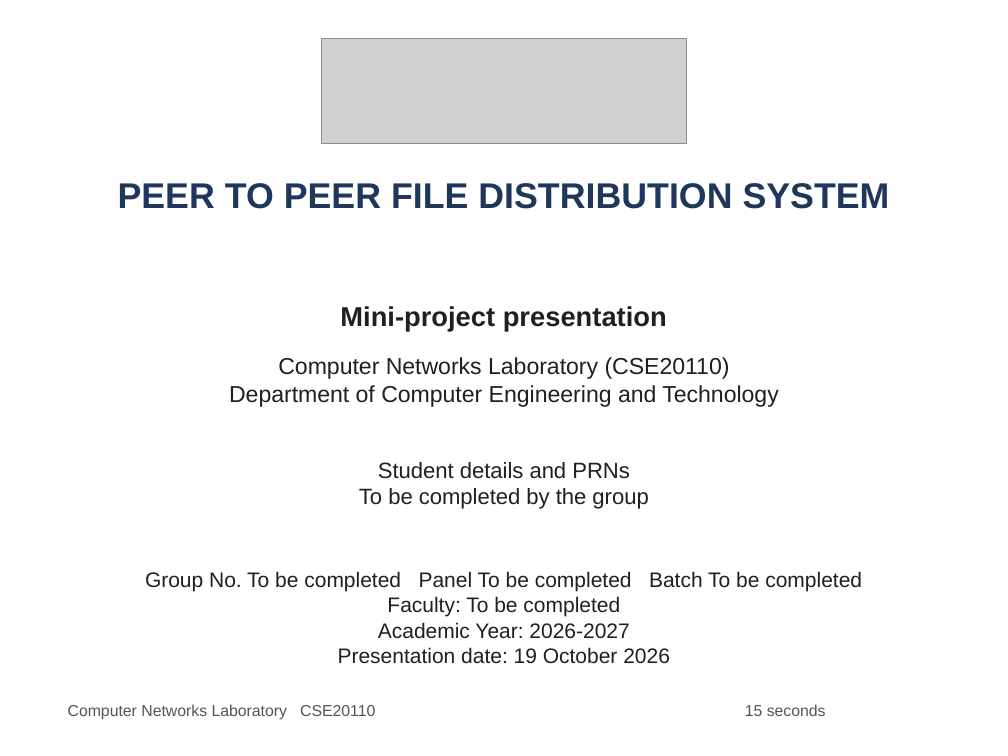
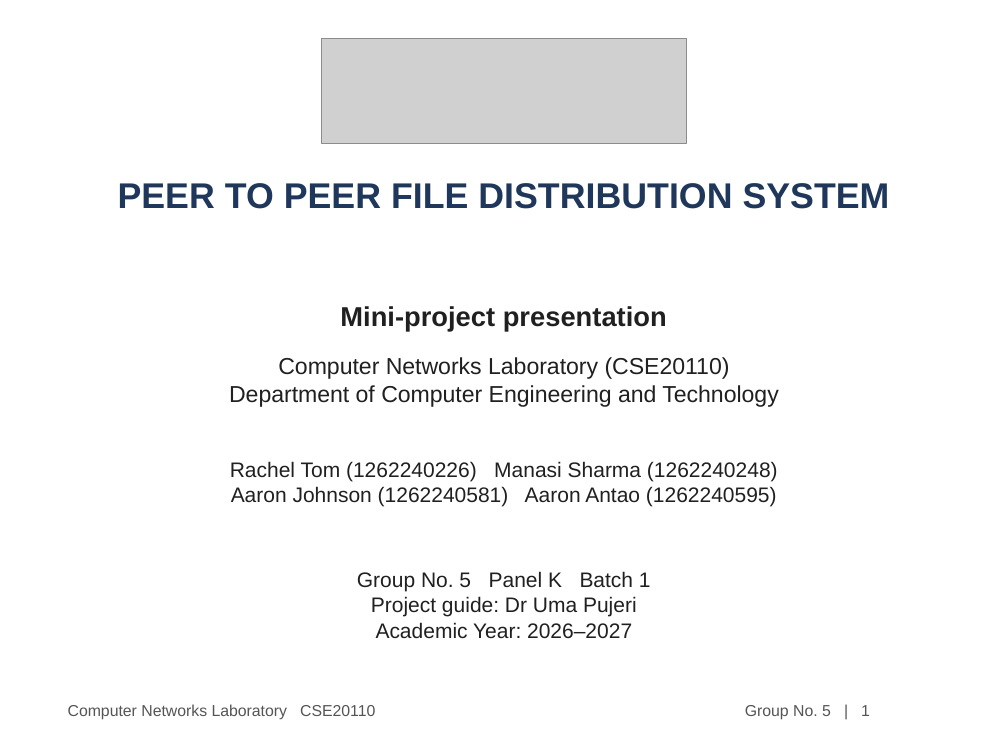
Before and after one commit to aaronantao/p2p-file-distribution, a slide deck: slide 1 of outputs/P2P_File_Distribution_System_Presentation.pptx. Drawn at 1008x756 pixels with LibreOffice and Linux fonts; fonts in the diff are those of the drawing; grey boxes stand for pictures. Boxes give left, top, right and bottom in pixels: in the first picture for what was removed or moved away, otherwise in the second. Text is boxed around its words. In the diff, an @@ line names an element or a change of style, - is before the commit and + after.

```diff
--- a/outputs/P2P_File_Distribution_System_Presentation.pptx
+++ b/outputs/P2P_File_Distribution_System_Presentation.pptx
@@ text at (230, 461, 778, 507): text changed; size 15.8 to 15 pt @@
-Student details and PRNs
-To be completed by the group
+Rachel Tom (1262240226) Manasi Sharma (1262240248)
+Aaron Johnson (1262240581) Aaron Antao (1262240595)
@@ text at (357, 571, 651, 639): text changed @@
-Group No. To be completed Panel To be completed Batch To be completed
-Faculty: To be completed
-Academic Year: 2026-2027
-Presentation date: 19 October 2026
+Group No. 5 Panel K Batch 1
+Project guide: Dr Uma Pujeri
+Academic Year: 2026–2027
@@ text at (745, 705, 870, 720): text changed @@
-15 seconds
+Group No. 5 | 1
```
Also in this commit, not shown: 7 other slides changed, 2 slides added.
